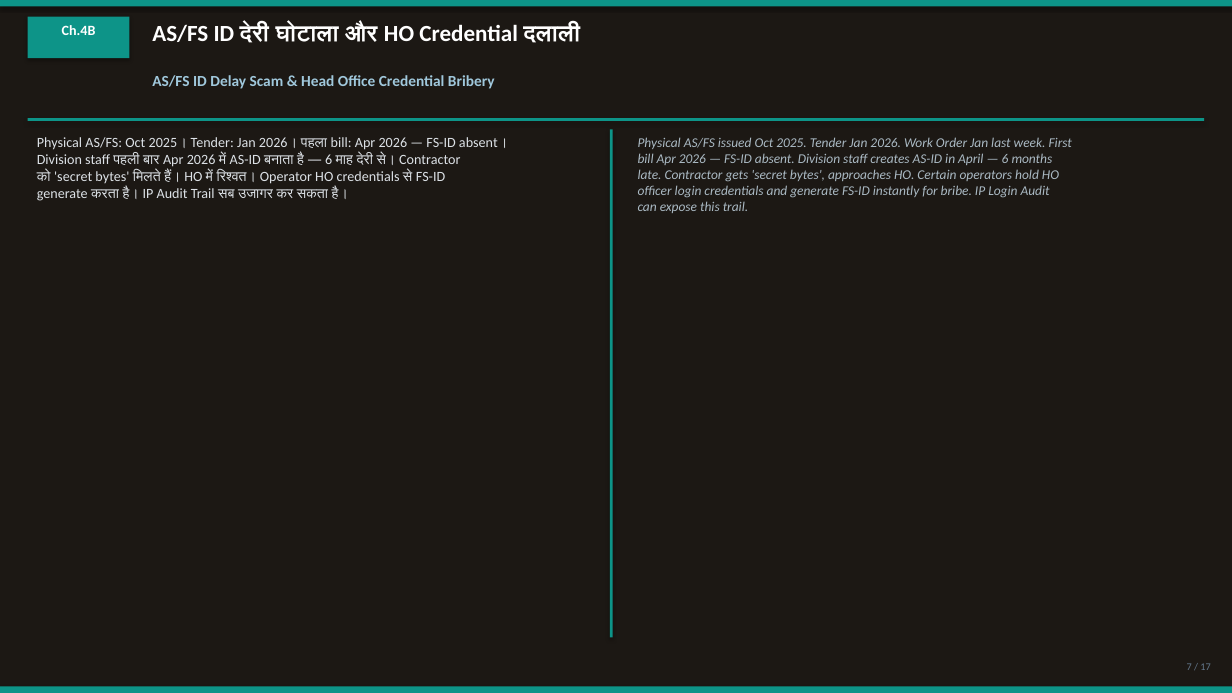
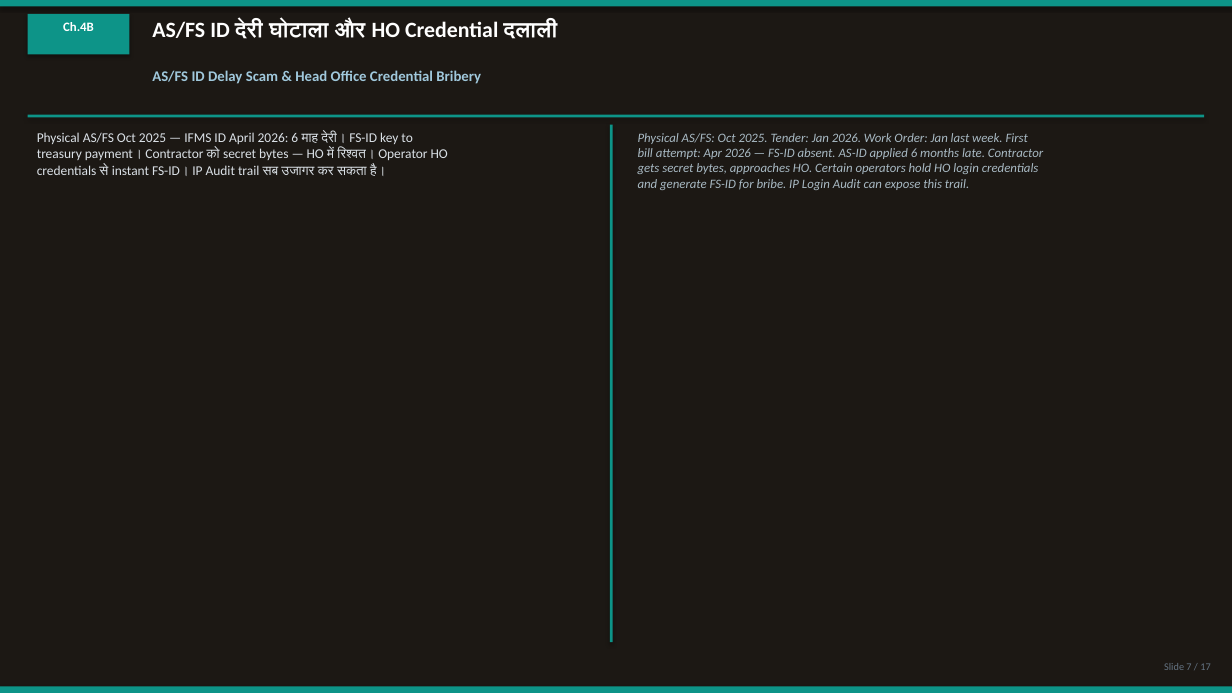
Before and after one commit to CRAJKUMARSINGH/News-Article-Elaborator, a slide deck: slide 7 of artifacts/rajasthan-ifms-crisis/IFMS-Rajasthan-Investigation.pptx. Drawn at 1232x693 pixels with LibreOffice and Linux fonts; fonts in the diff are those of the drawing. Boxes give left, top, right and bottom in pixels: in the first picture for what was removed or moved away, otherwise in the second. Text is boxed around its words. In the diff, an @@ line names an element or a change of style, - is before the commit and + after.

Commit message:
Clean full regeneration — all exports rewritten from scratch
- Deleted old generate_exports.py + regen_emb.py approach
- New print_all.py: single clean script, all 14 chapters in IFMS
  article + 13 chapters in eMB article fully regenerated
- Cache cleared before run
- All 6 files rebuilt: DOCX 39KB, PDF 12KB, PPTX 59KB (IFMS)
  and DOCX 38KB, PDF 9KB, PPTX 52KB (eMB)
- PPTX now has improved cover, facts grid, chapter slides with
  Hindi/English two-column layout, and updated CTA closing slide
  with impunity architecture quote

```diff
--- a/artifacts/rajasthan-ifms-crisis/IFMS-Rajasthan-Investigation.pptx
+++ b/artifacts/rajasthan-ifms-crisis/IFMS-Rajasthan-Investigation.pptx
@@ text "Ch.4B" at [63, 22, 94, 31]: size 11 to 10 pt @@
@@ text "AS/FS ID देरी घोटाला और ..." at [152, 20, 557, 39]: size 18 to 17 pt @@
@@ text "AS/FS ID Delay Scam & ..." at [152, 70, 481, 84]: size 12 to 11.5 pt @@
@@ rectangle: place and size @@
-rectangle at [28, 118, 1204, 121]
+rectangle at [28, 115, 1204, 117]
@@ text at [37, 132, 448, 176]: text changed; size 11 to 10.5 pt; text colour #DCE1E6 to #DAE0E6 @@
-Physical AS/FS: Oct 2025। Tender: Jan 2026। पहला bill: Apr 2026 — FS-ID absent।
-Division staff पहली बार Apr 2026 में AS-ID बनाता है — 6 माह देरी से। Contractor
-को 'secret bytes' मिलते हैं। HO में रिश्वत। Operator HO credentials से FS-ID
-generate करता है। IP Audit Trail सब उजागर कर सकता है।
+Physical AS/FS Oct 2025 — IFMS ID April 2026: 6 माह देरी। FS-ID key to
+treasury payment। Contractor को secret bytes — HO में रिश्वत। Operator HO
+credentials से instant FS-ID। IP Audit trail सब उजागर कर सकता है।
@@ rectangle: place and size @@
-rectangle at [610, 129, 613, 638]
+rectangle at [610, 125, 613, 642]
@@ text at [638, 133, 1043, 190]: text changed; size 10.5 to 10 pt; text colour #AAB9C3 to #A8B9C3 @@
-Physical AS/FS issued Oct 2025. Tender Jan 2026. Work Order Jan last week. First
-bill Apr 2026 — FS-ID absent. Division staff creates AS-ID in April — 6 months
-late. Contractor gets 'secret bytes', approaches HO. Certain operators hold HO
-officer login credentials and generate FS-ID instantly for bribe. IP Login Audit
-can expose this trail.
+Physical AS/FS: Oct 2025. Tender: Jan 2026. Work Order: Jan last week. First
+bill attempt: Apr 2026 — FS-ID absent. AS-ID applied 6 months late. Contractor
+gets secret bytes, approaches HO. Certain operators hold HO login credentials
+and generate FS-ID for bribe. IP Login Audit can expose this trail.
@@ text at [1164, 663, 1210, 670]: text changed; text colour #64788C to #647382 @@
-7 / 17
+Slide 7 / 17
```
Also in this commit, not shown: 17 other slides changed, 6 other files.
